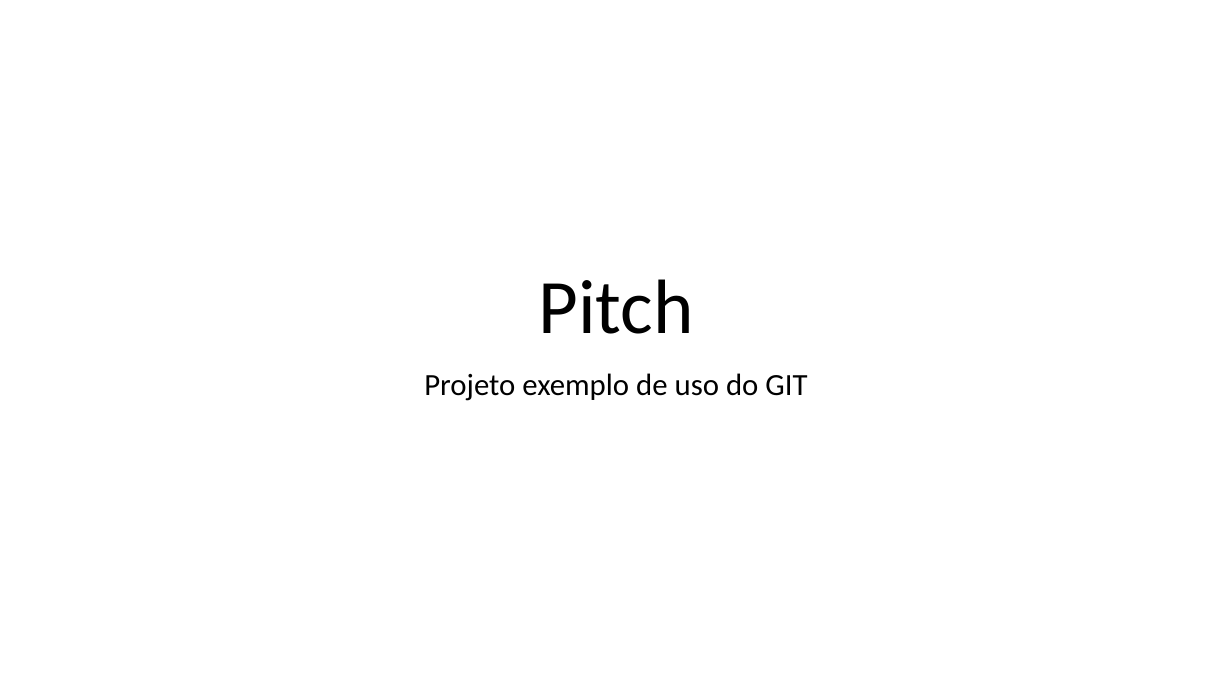
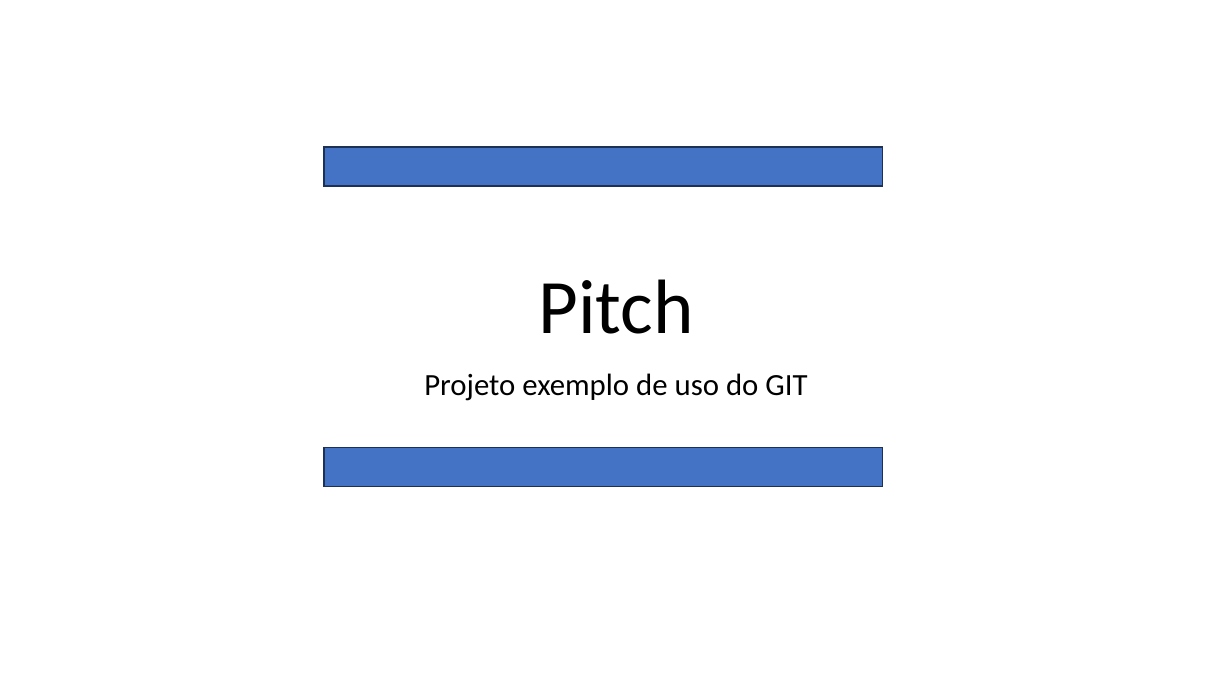
Before and after one commit to RenatoJardimParducci/2SIPH-ExemploGIT-2024, a slide deck: slide 1 of PastaDocumentos/PITCH-Projeto.pptx. Drawn at 1232x693 pixels with LibreOffice and Linux fonts; fonts in the diff are those of the drawing. Boxes give left, top, right and bottom in pixels: in the first picture for what was removed or moved away, otherwise in the second. Text is boxed around its words. In the diff, an @@ line names an element or a change of style, - is before the commit and + after.

Commit message:
Modificação da página inicial com tarjas AZUIS

```diff
--- a/PastaDocumentos/PITCH-Projeto.pptx
+++ b/PastaDocumentos/PITCH-Projeto.pptx
@@ rectangle added at (x1=324, y1=147, x2=883, y2=186), fill #4472C4, outline #1E3256 1 pt @@
@@ rectangle added at (x1=324, y1=447, x2=883, y2=486), fill #4472C4, outline #1E3256 1 pt @@
```
